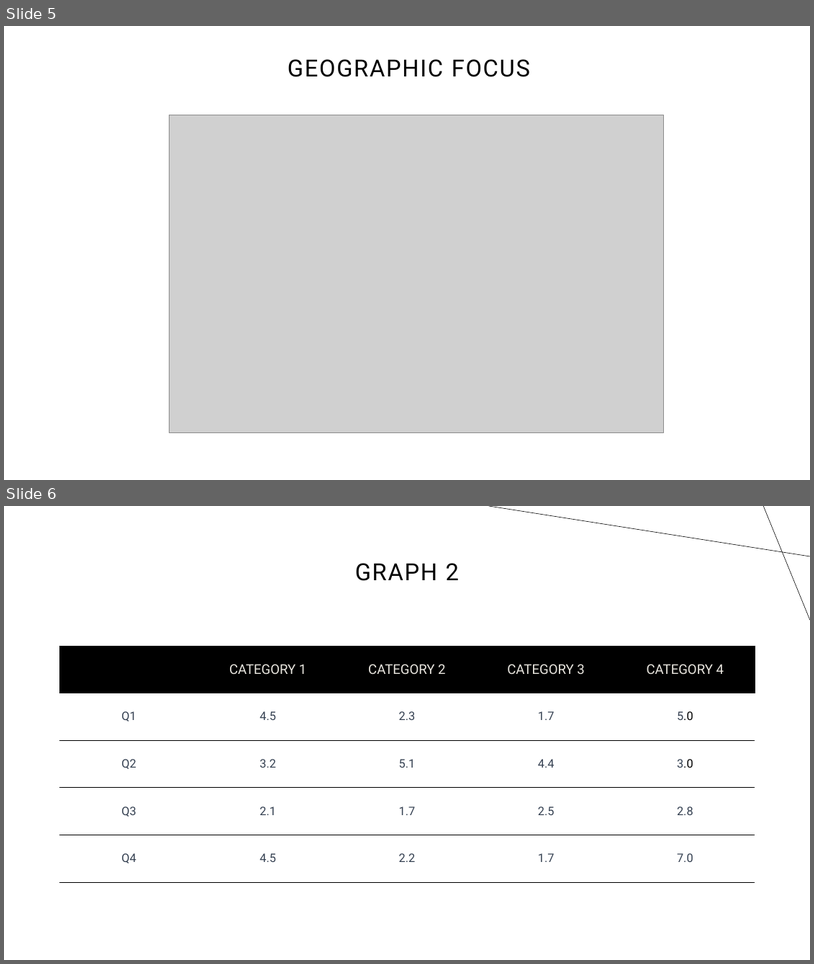
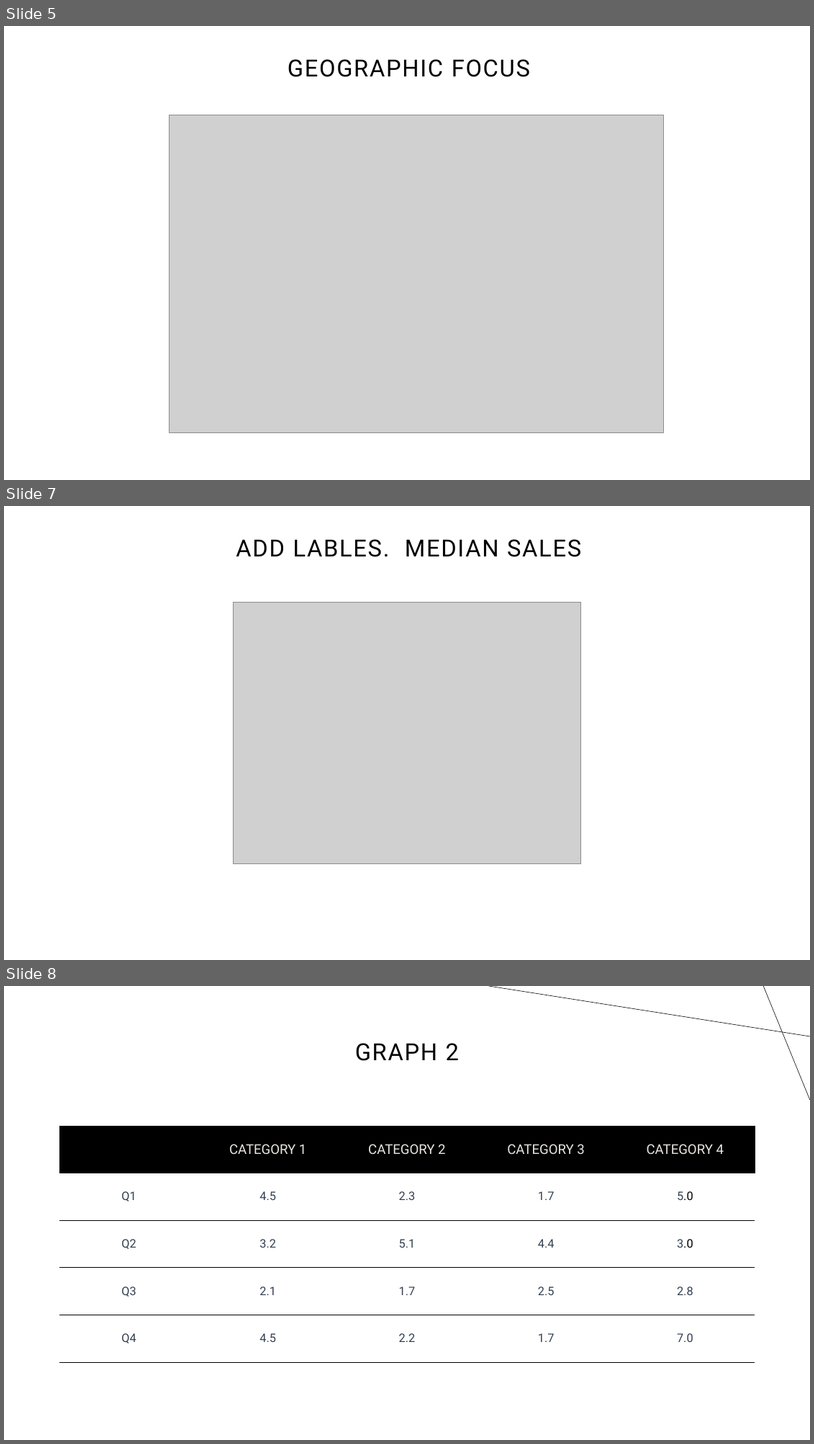
Before and after one commit to zarbin/UTA_Project-1, a slide deck: Presentation/slide_deck.pptx. Shown one above the other, each under a label of ours: slides 5 and 6 before the commit, slides 5, 7 and 8 after it; the slides between them are not shown. The pictures are 814x964 and 814x1444 pixels, drawn with LibreOffice and Linux fonts; fonts in the diff are those of the drawing; grey boxes stand for pictures. Boxes give left, top, right and bottom in pixels: in the first picture for what was removed or moved away, otherwise in the second. Text is boxed around its words. In the diff, an @@ line names an element or a change of style, - is before the commit and + after.

Commit message:
update deck

```diff
--- a/Presentation/slide_deck.pptx
+++ b/Presentation/slide_deck.pptx
@@ slide 7 added at [4, 506, 810, 960], background #FFFFFF @@
@@ title added at [236, 539, 581, 557], 28 pt, text #000000 @@
+ADD LABLES. MEDIAN SALES
@@ picture added at [233, 602, 581, 864] @@
@@ what was slide 6 is now slide 8 @@
```
Also in this commit, not shown: 1 other slide added.
